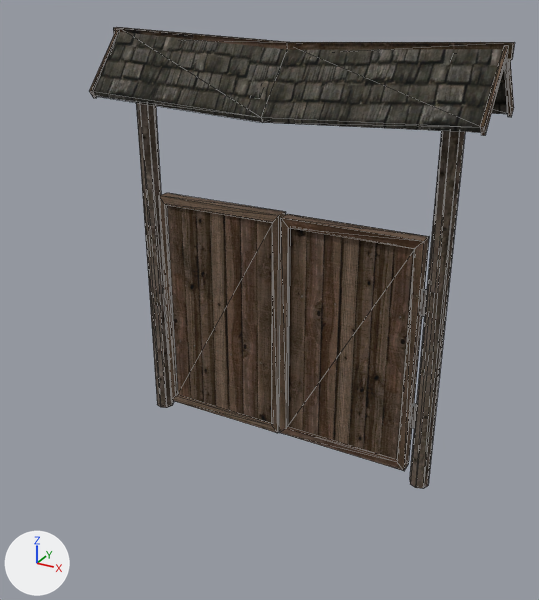
One commit to the OBJ model Models/Entorno/Gate/wooden_gate.obj: the scene before it, then after it.
The view is the same before and after, from a 50 mm lens placed at (57.0, -88.2, 19.6), pointed at (43.6, -63.9, 7.5). Lighting does not change. The marker at lower left points along +X, +Y and +Z. Mesh edges are drawn as thin lines. Where no turn or scale is listed for an object, it has been applied to the vertices.

Objects in the first picture: 'wooden_gate'.
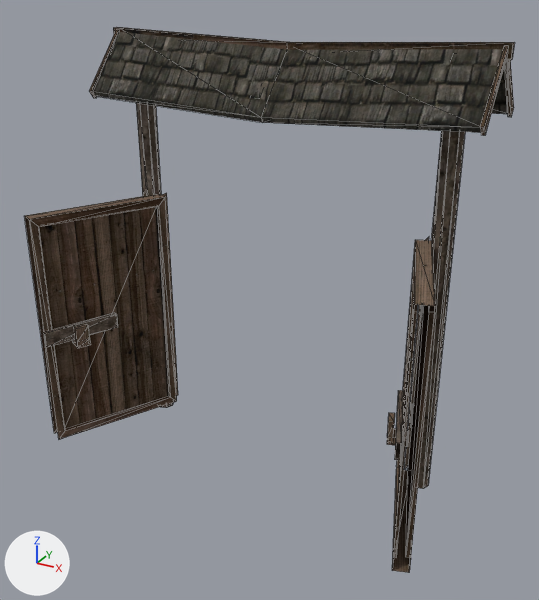
Changed parts and their boxes (x1, y1, x2, y2) in the pictures (539 x 600 px; the box of a moved part takes in the faces that stretch with it):
```json
{"object": "wooden_gate", "change": "reshaped", "before": [89, 27, 514, 488], "after": [25, 27, 514, 573], "on screen": "15% wider, 18% taller"}
{"part": 1, "of": "me_wooden_gate", "change": "moved or reshaped", "after": [72, 324, 91, 348], "on screen": "not visible before"}
{"part": 2, "of": "me_wooden_gate", "change": "moved or reshaped", "after": [387, 413, 409, 447], "on screen": "not visible before"}
{"part": 3, "of": "me_wooden_gate", "change": "added", "after": [25, 194, 177, 439], "on screen": "brown"}
{"part": 4, "of": "me_wooden_gate", "change": "added", "after": [392, 240, 435, 573]}
{"part": 5, "of": "me_wooden_gate", "change": "cut back", "before": [159, 193, 429, 471], "after": [43, 313, 404, 460]}
```

Edits to the scene script, one JSON object a line:
```json
{"block": "me_wooden_gate", "where": "# used by ob_wooden_gate; location = (0.0, 0.0, 0.0)"}
{"op": "remove", "block": "me_wooden_gate", "code": "me_wooden_gate.from_pydata(...)  # 314 vertices, 520 faces; spans x 35.1..51.6, y -64.1..-59.8, z -0.7..17.5"}
{"op": "add", "block": "me_wooden_gate", "code": "me_wooden_gate.from_pydata(...)  # 326 vertices, 514 faces; spans x 33.9..51.6, y -68.0..-59.8, z -0.7..17.5"}
{"block": "me_wooden_gate", "change": "me_wooden_gate part 1: the loose piece of 16 vertices spanning x 41.2..41.8, y -61.7..-60.9, z 4.5..5.4 is turned -117.8 degrees about the z axis through its middle, then moved by (-6.3, -4.8, 0.0)"}
{"block": "me_wooden_gate", "change": "me_wooden_gate part 2: the loose piece of 16 vertices spanning x 44.3..44.9, y -61.7..-60.9, z 4.5..5.4 is turned 108.6 degrees about the z axis through its middle, then moved by (5.6, -5.2, 0.0)"}
{"block": "me_wooden_gate", "change": "me_wooden_gate part 3: a new loose piece of 24 vertices spanning x 33.9..37.2, y -67.4..-61.7, z -0.2..10.4, in mat_wooden_gate1_mat_0 (picture img_5_png)"}
{"block": "me_wooden_gate", "change": "me_wooden_gate part 4: a new loose piece of 24 vertices spanning x 48.9..51.4, y -67.9..-61.9, z -0.1..10.4, in mat_wooden_gate1_mat_0 (picture img_5_png)"}
{"block": "me_wooden_gate", "change": "me_wooden_gate part 5"}
{"block": "me_wooden_gate", "change": "40 vertices are removed from x 37.2..48.9, y -62.1..-61.4, z -0.2..10.4"}
{"block": "me_wooden_gate", "change": "84 faces are deleted"}
{"block": "me_wooden_gate", "change": "8 vertices are added at x 34.4..50.8, y -68.0..-64.5, z 4.7..4.8"}
{"block": "me_wooden_gate", "change": "8 new vertices lie (0.0, 0.0, 0.7) away from vertices in x 34.4..50.8, y -68.0..-64.5, z 4.7..4.8"}
{"block": "me_wooden_gate", "change": "20 new faces join them"}
```
